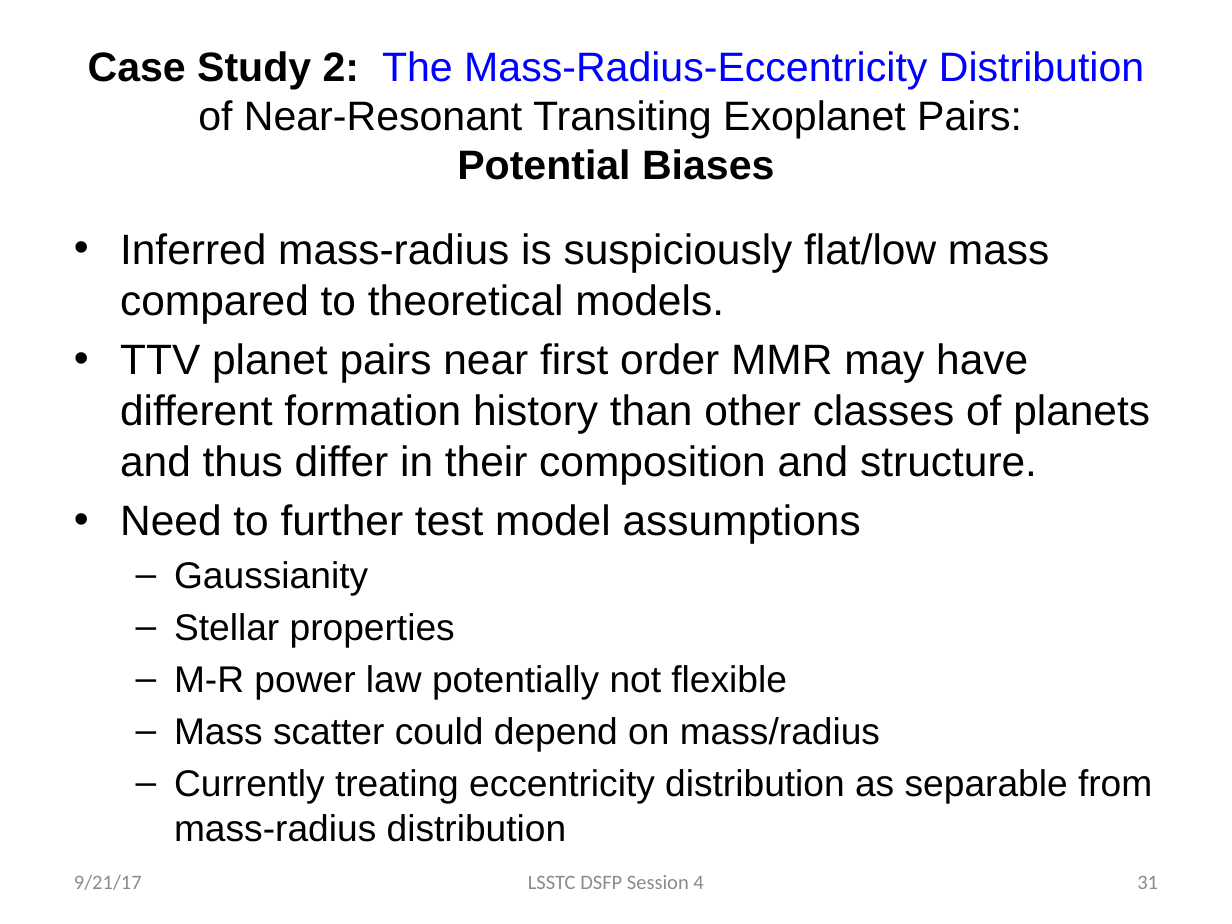
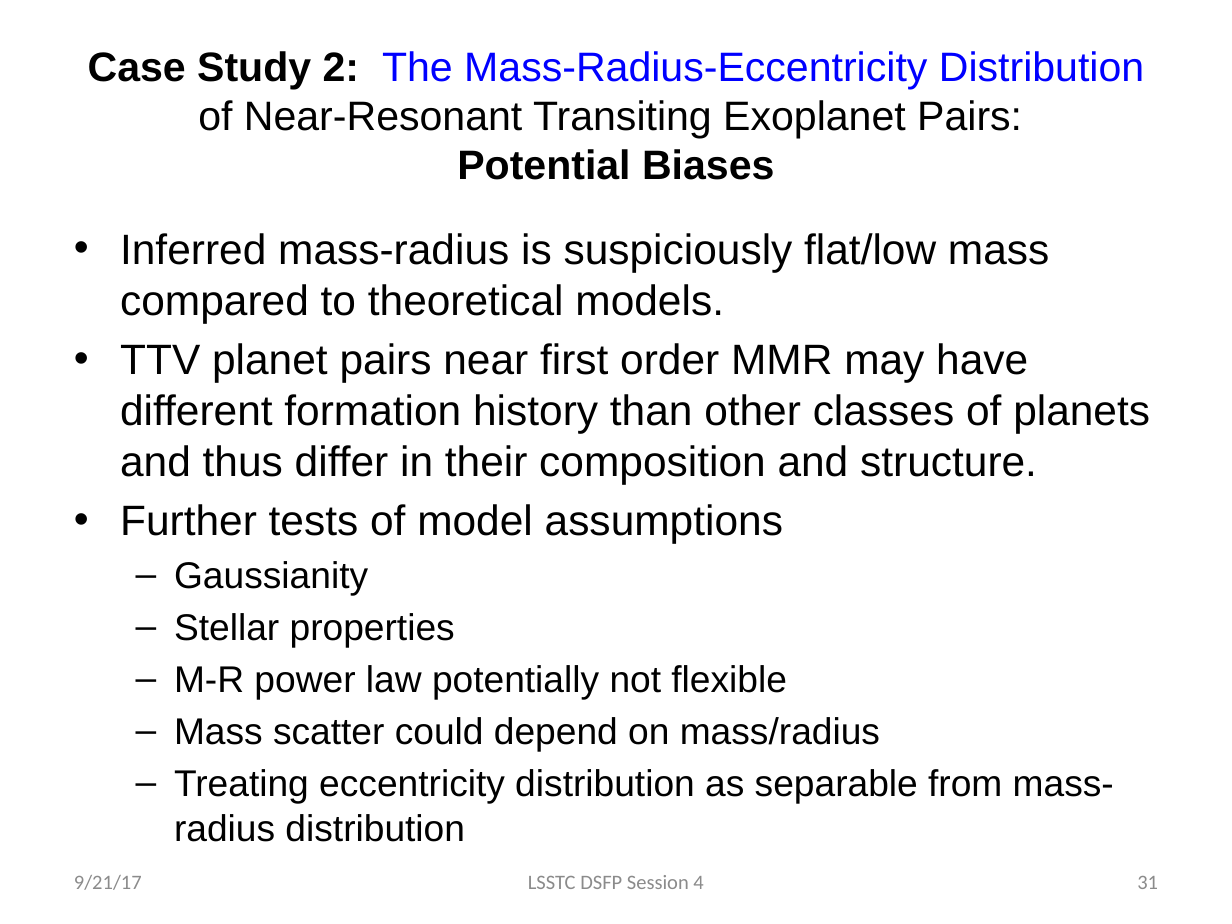
Before and after one commit to mshabram/LSST-DSFP-Session-4, a slide deck: slide 31 of Building an HBM Lecture 2.pptx. Drawn at 1232x924 pixels with LibreOffice and Linux fonts; fonts in the diff are those of the drawing. Boxes give left, top, right and bottom in pixels: in the first picture for what was removed or moved away, otherwise in the second. Text is boxed around its words. In the diff, an @@ line names an element or a change of style, - is before the commit and + after.

Commit message:
updated ppt for archiving

```diff
--- a/Building an HBM Lecture 2.pptx
+++ b/Building an HBM Lecture 2.pptx
@@ text at <box>120,504,783,543</box>: text changed @@
-• Need to further test model assumptions
+• Further tests of model assumptions
@@ text at <box>174,769,1114,842</box>: text changed @@
-  – Currently treating eccentricity distribution as separable from mass-radius distribution
+  – Treating eccentricity distribution as separable from mass-radius distribution
```
